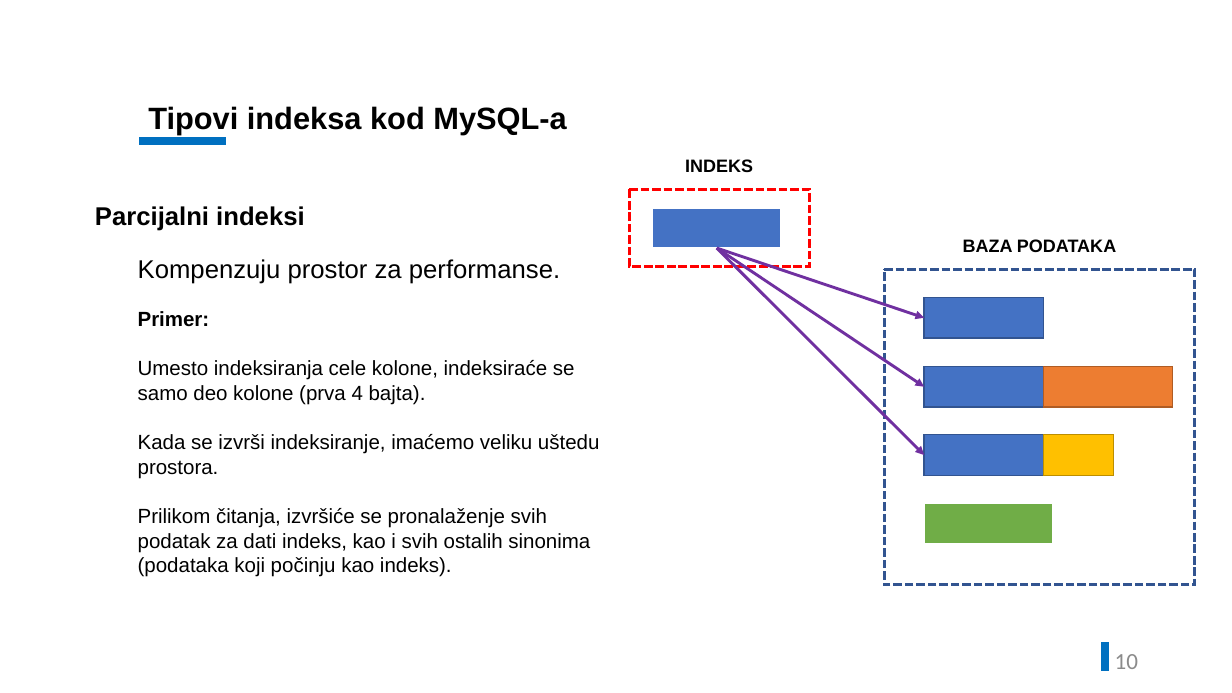
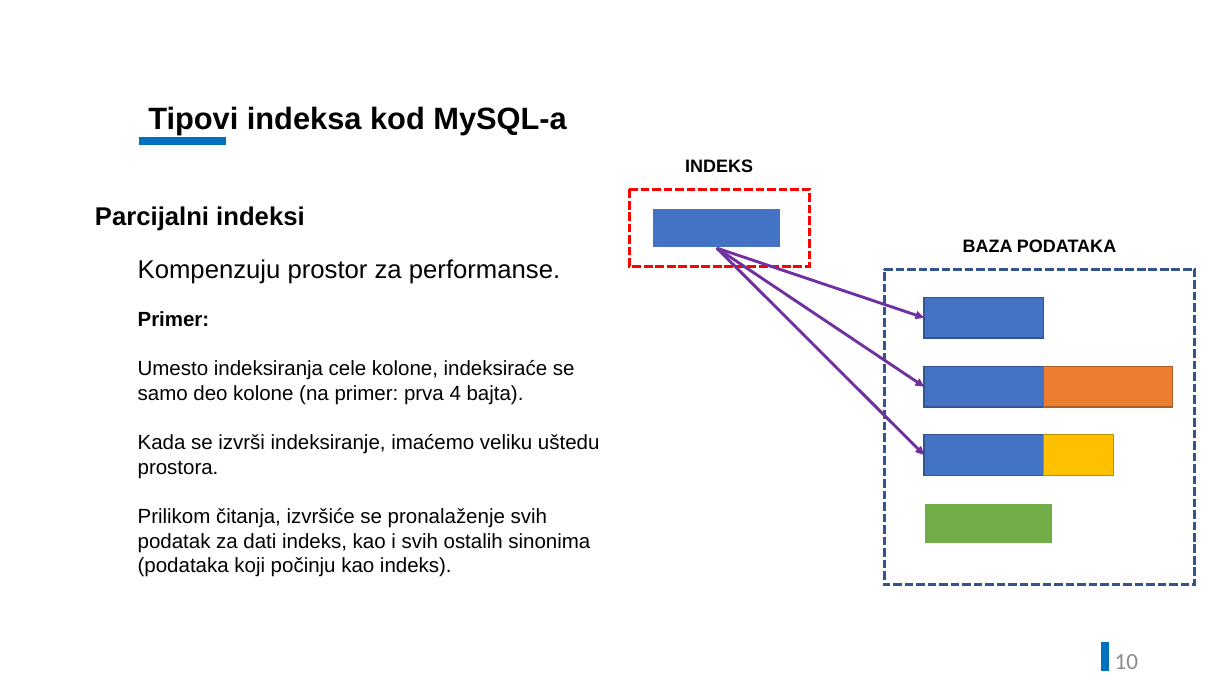
Before and after one commit to mixy98e/Sistemi-Baza-Podataka-Seminarski, a slide deck: slide 11 of Milan Stankovic 1407 - Sistemi za upravljanje bazama podataka.pptx. Drawn at 1232x693 pixels with LibreOffice and Linux fonts; fonts in the diff are those of the drawing. Boxes give left, top, right and bottom in pixels: in the first picture for what was removed or moved away, otherwise in the second. Text is boxed around its words. In the diff, an @@ line names an element or a change of style, - is before the commit and + after.

```diff
--- a/Milan Stankovic 1407 - Sistemi za upravljanje bazama podataka.pptx
+++ b/Milan Stankovic 1407 - Sistemi za upravljanje bazama podataka.pptx
@@ text at (138,360,575,405): text changed @@
-Umesto indeksiranja cele kolone, indeksiraće se samo deo kolone (prva 4 bajta).
+Umesto indeksiranja cele kolone, indeksiraće se samo deo kolone (na primer: prva 4 bajta).
```
Also in this commit, not shown: 6 other slides changed.
